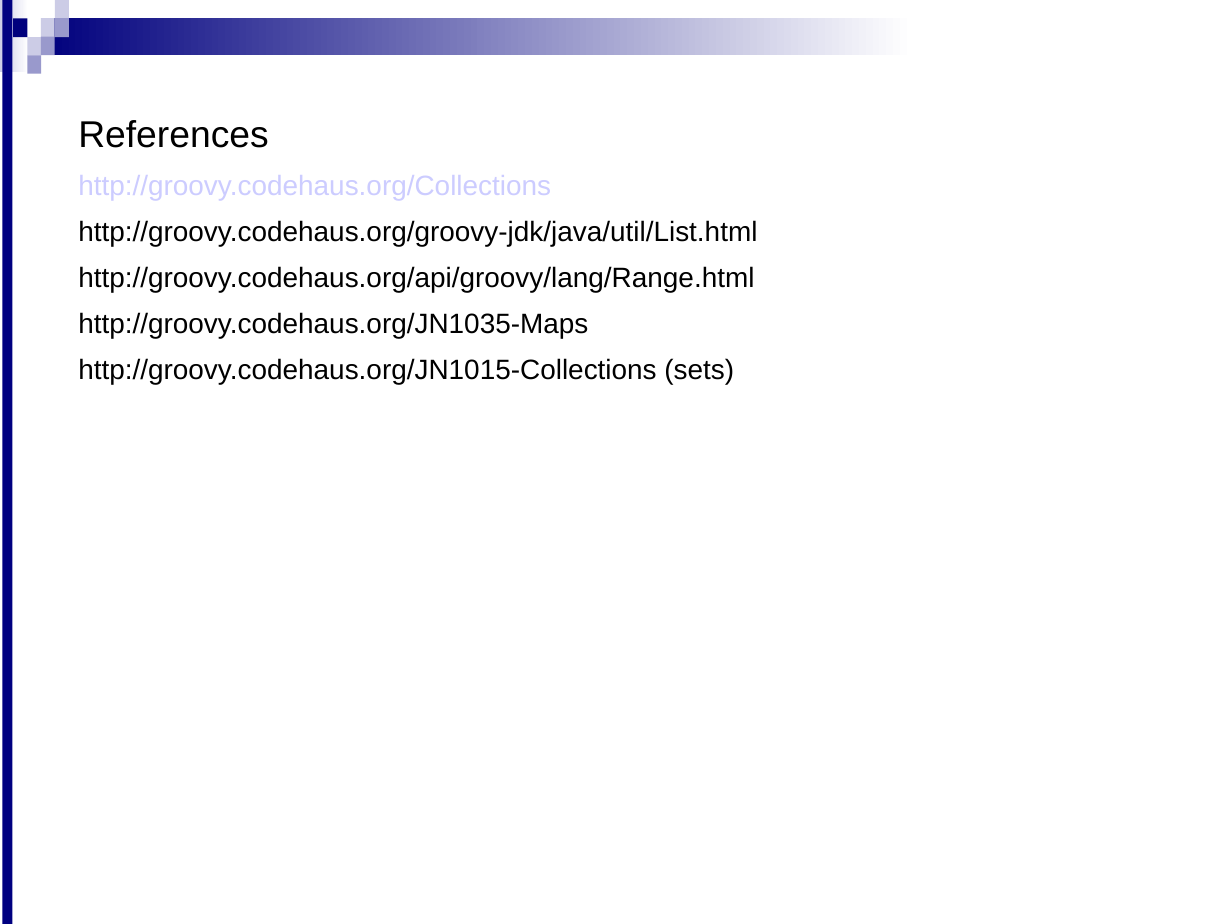
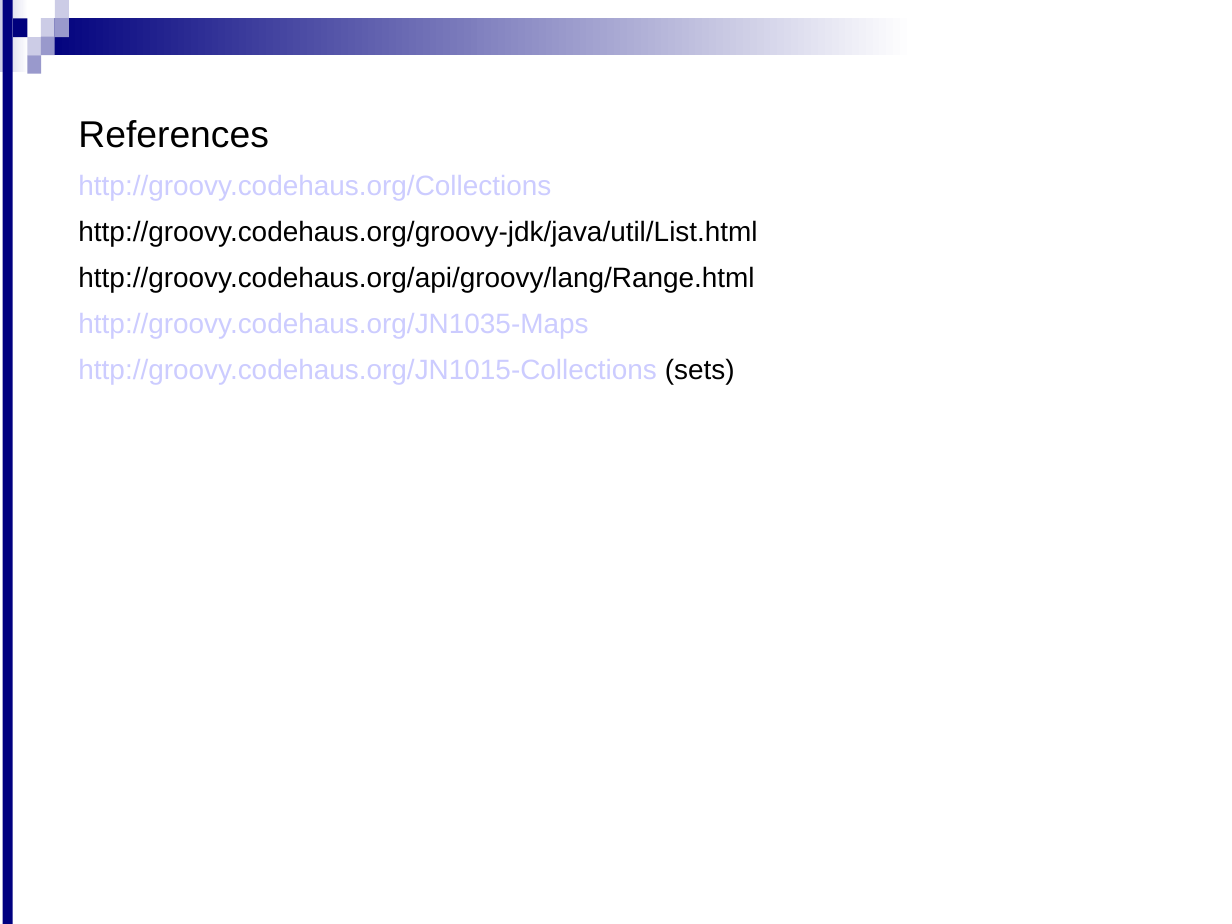
Before and after one commit to hiteshBhatia/Collection, a slide deck: slide 22 of Day2-GroovyCollections(2).ppt. Drawn at 1232x924 pixels with LibreOffice and Linux fonts; fonts in the diff are those of the drawing; background and template pictures are left out. Boxes give left, top, right and bottom in pixels: in the first picture for what was removed or moved away, otherwise in the second. Text is boxed around its words. In the diff, an @@ line names an element or a change of style, - is before the commit and + after.

```diff
--- a/Day2-GroovyCollections(2).ppt
+++ b/Day2-GroovyCollections(2).ppt
@@ text at box(78, 313, 735, 384): text colour #000000 to #CCCCFF in "http://groovy.codehaus.org/JN1035-Maps", "http://groovy.codehaus.org/JN1015-Collections" @@
```
Also in this commit, not shown: 8 other slides changed, 1 other file.
